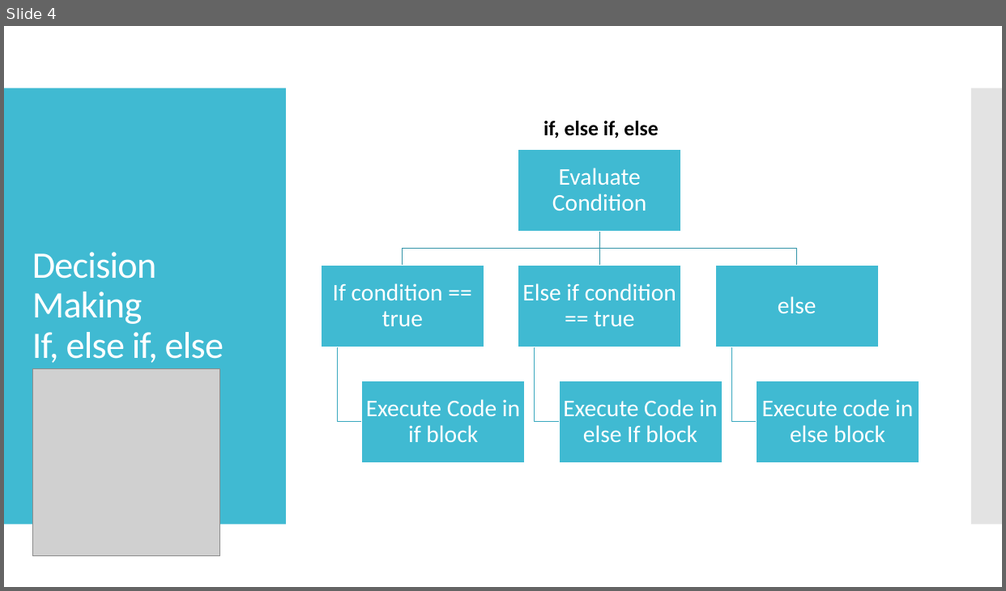
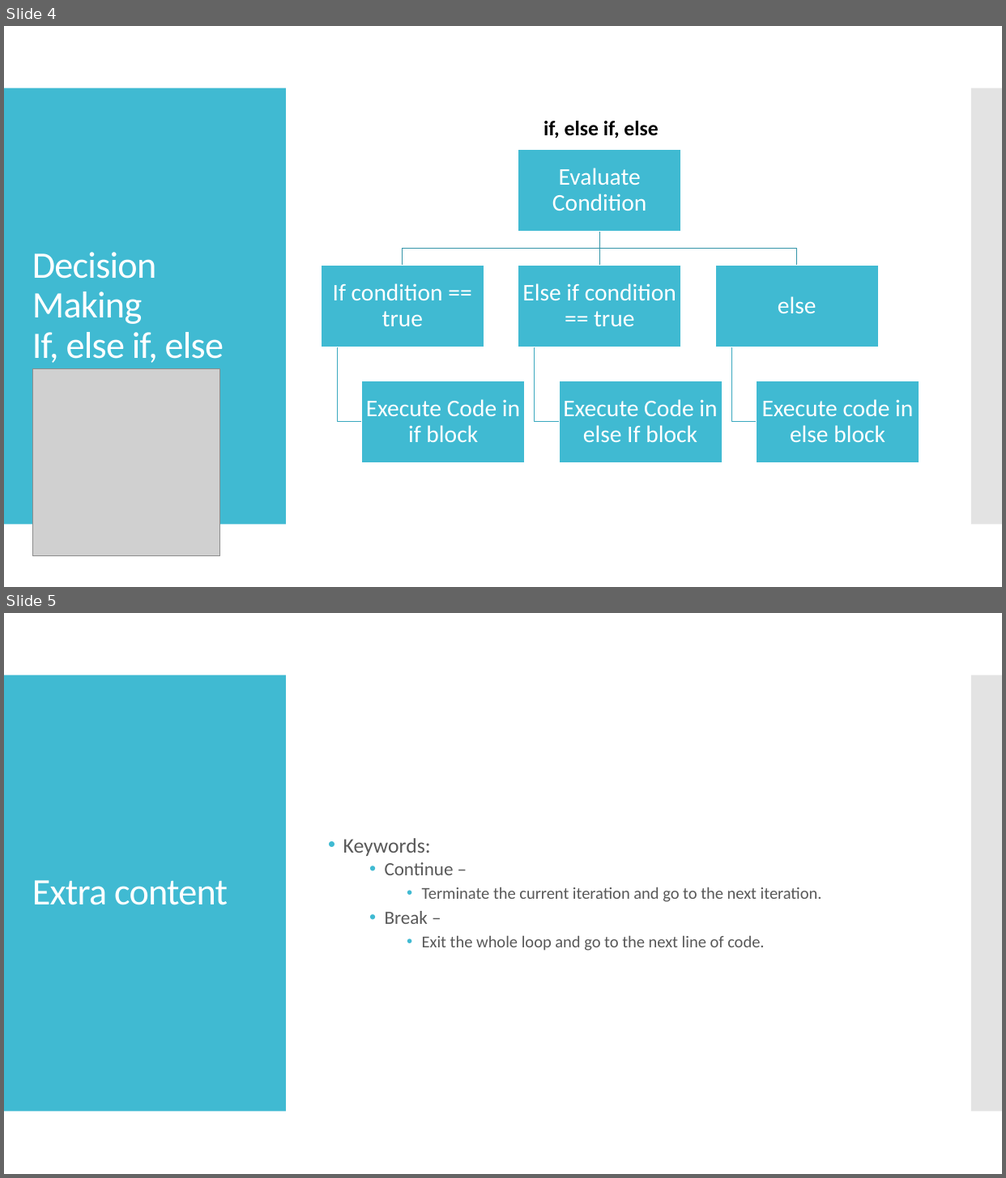
Before and after one commit to kevinlin47/Learn_Go, a slide deck: For_loops_slices_conditionals/loops_conditionals_slices.pptx. Shown one above the other, each under a label of ours: slide 4 before the commit, slides 4 and 5 after it. The pictures are 1006x591 and 1006x1178 pixels, drawn with LibreOffice and Linux fonts; fonts in the diff are those of the drawing; grey boxes stand for pictures. Boxes give left, top, right and bottom in pixels: in the first picture for what was removed or moved away, otherwise in the second. Text is boxed around its words. In the diff, an @@ line names an element or a change of style, - is before the commit and + after.

Commit message:
Add extra slide for continue and break keywords

```diff
--- a/For_loops_slices_conditionals/loops_conditionals_slices.pptx
+++ b/For_loops_slices_conditionals/loops_conditionals_slices.pptx
@@ slide 5 added at [4,613,1002,1174], background #FFFFFF; not listed: 2 template elements that a slide beside it also shows @@
@@ text added at [343,838,822,951], 16 pt, text #595959 @@
+• Keywords:
+  • Continue –
+    • Terminate the current iteration and go to the next iteration.
+  • Break –
+    • Exit the whole loop and go to the next line of code.
@@ title added at [32,880,228,905], 36 pt, text #FFFFFF @@
+Extra content
```
